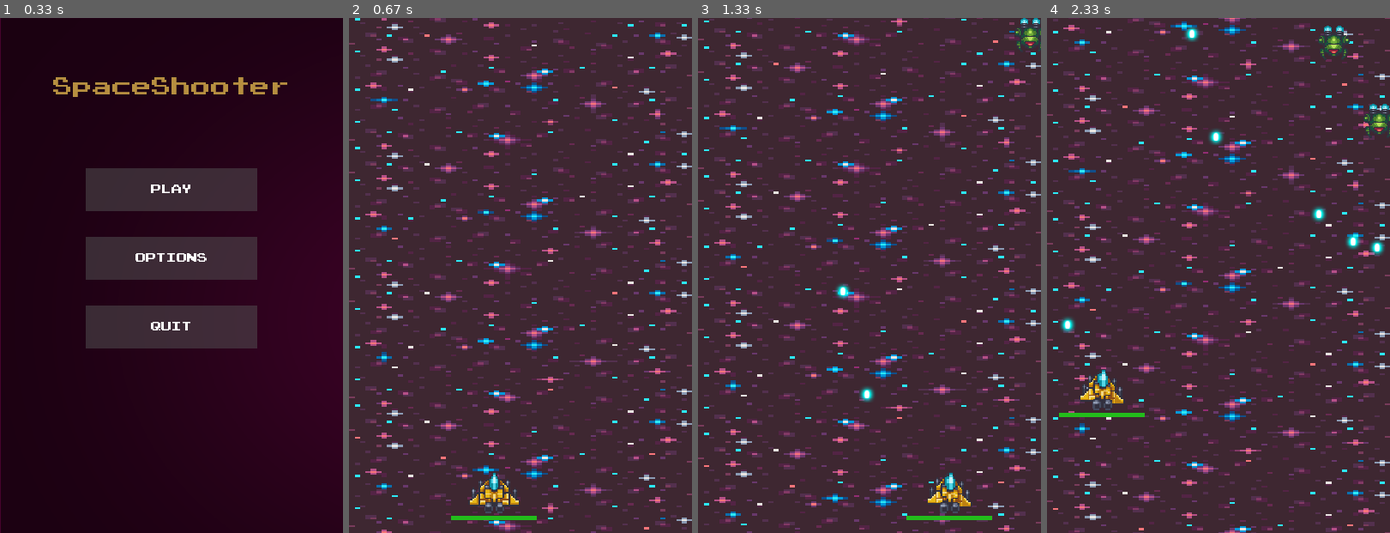
Above: before the commit, frames 1-4 (left to right).
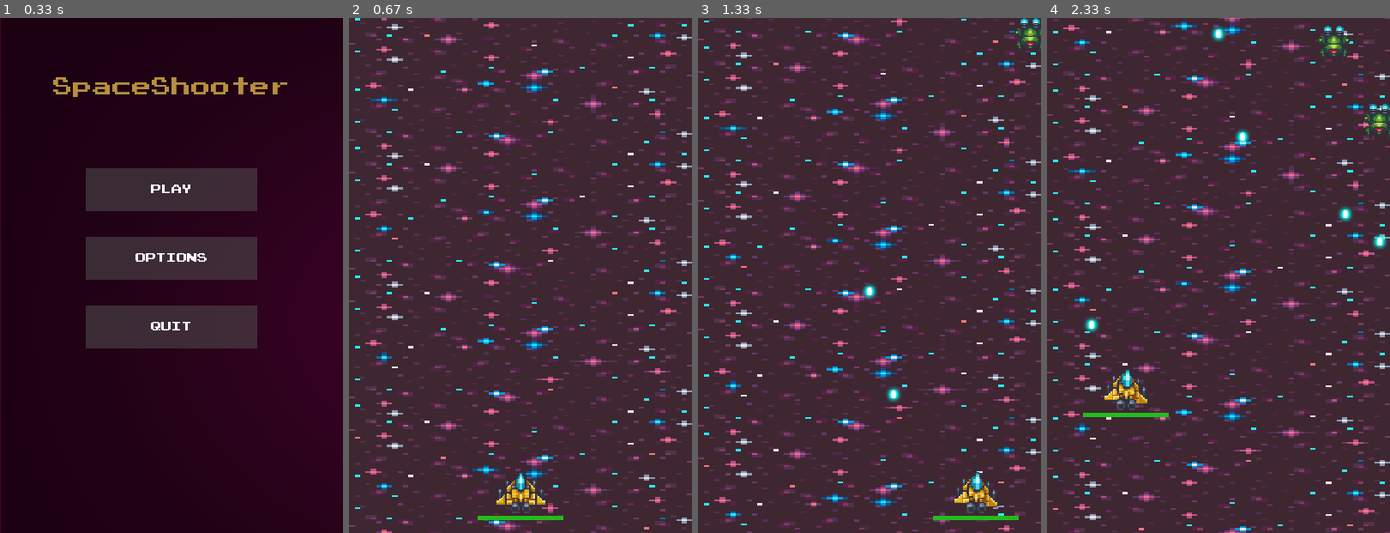
Above: after the commit, the same moments.

Repository: Fabien-crypto/SpaceShooter
Game: pygame game, started from menu.py
Two runs of this game, one before a commit and one after it. Both use one fixed random seed, a clock stepped at 60 frames per second and the inputs below.
Inputs:
- Up to frame 1 (0.33 s): no input
- Up to frame 2 (0.67 s): click "PLAY" at 0.38 s
- Up to frame 3 (1.33 s): tap Space at 0.67, 1.07 s; hold Right from 1 s (still down)
- Up to frame 4 (2.33 s): tap Space at 1.37, 1.57, 1.9, 2.2 s; release Right at 1.47 s; hold Up 1.5-1.8 s; hold Right 1.83-2.3 s

Frame 1 is identical in both runs. In frame 2, 0.9% of the frame differs, in the area x 29-63%, y 88-98%; in frame 3, 1.3%; in frame 4, 2.0%, in the area x 3-100%, y 1-78%.

Commit message:
player position réajustée

Diff:
--- a/player.py
+++ b/player.py
@@ -12,7 +12,7 @@
         self.image = pygame.image.load('assets/vaisseaux/player/ship 01/nomove.png')
         self.image = pygame.transform.scale(self.image, (80,80))
         self.rect = self.image.get_rect()
-        self.rect.x = 129
+        self.rect.x = 160
         self.rect.y = 500
         self.shoot_delay = 150
         self.last_shoot =  pygame.time.get_ticks()
